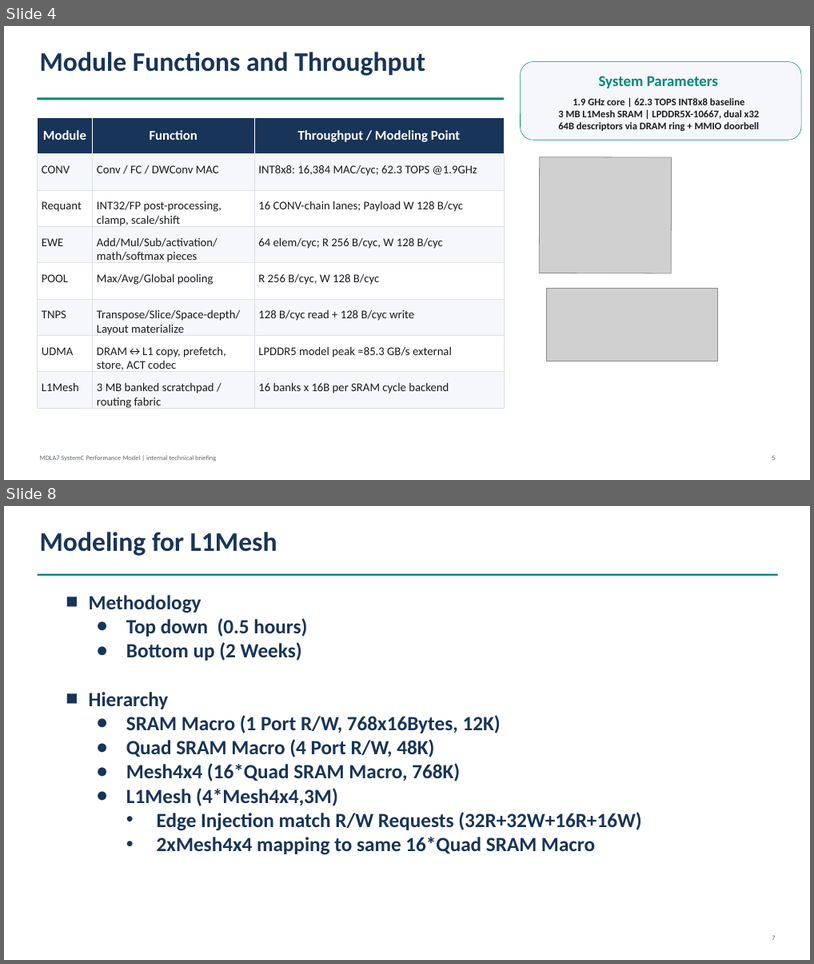
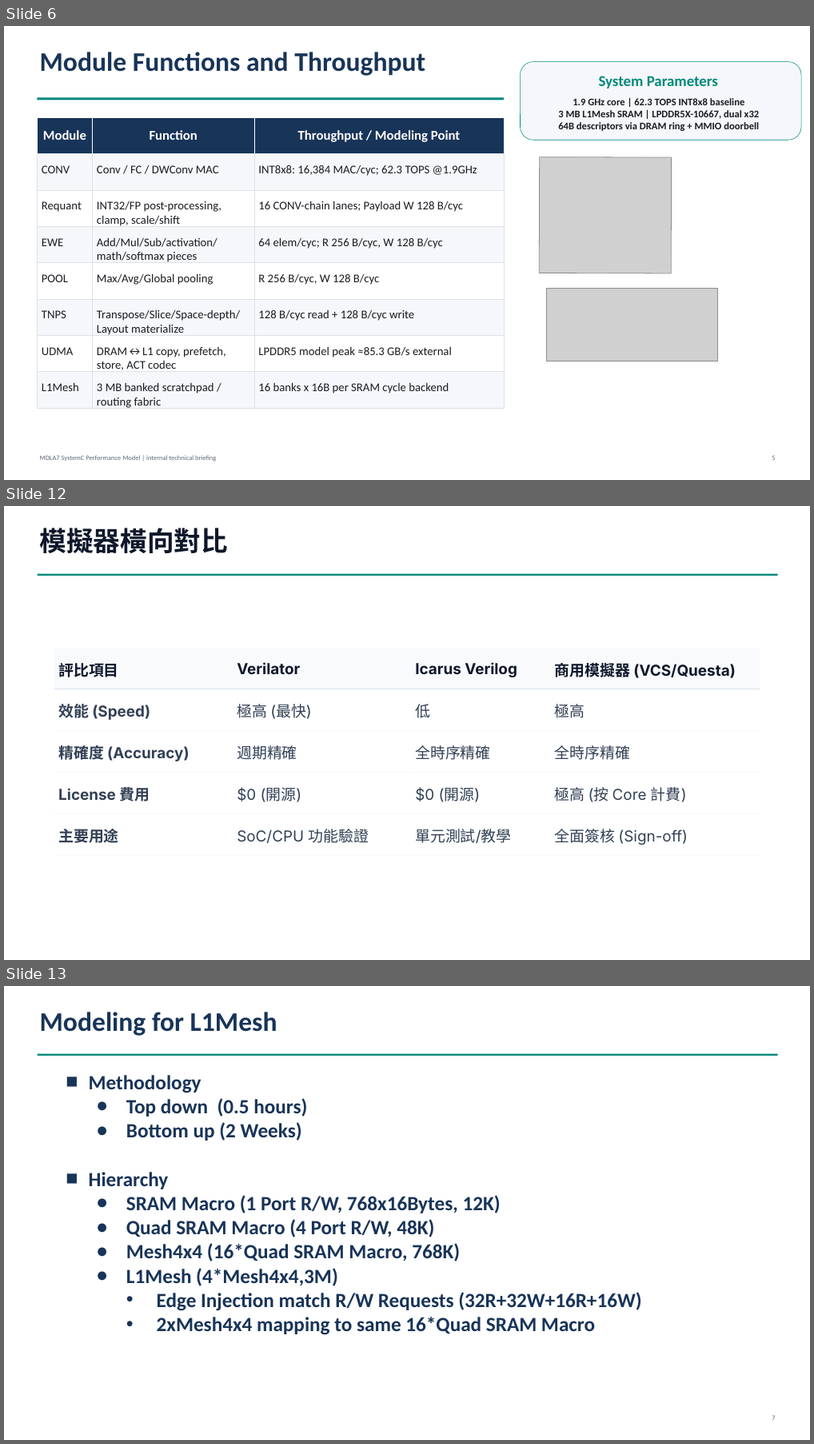
Before and after one commit to cclwylin/mdla7, a slide deck: reports/uArcSim Implementation by AI.pptx. Shown one above the other, each under a label of ours: slides 4 and 8 before the commit, slides 6, 12 and 13 after it; the slides between them are not shown. The pictures are 814x964 and 814x1444 pixels, drawn with LibreOffice and Linux fonts; fonts in the diff are those of the drawing; grey boxes stand for pictures. Boxes give left, top, right and bottom in pixels: in the first picture for what was removed or moved away, otherwise in the second. Text is boxed around its words. In the diff, an @@ line names an element or a change of style, - is before the commit and + after.

```diff
--- a/reports/uArcSim Implementation by AI.pptx
+++ b/reports/uArcSim Implementation by AI.pptx
@@ slide 12 added at (x1=4, y1=506, x2=810, y2=960), background #FFFFFF @@
@@ text added at (x1=40, y1=528, x2=228, y2=553), 32 pt, text #0F172A, bold @@
+模擬器橫向對比
@@ rectangle added at (x1=38, y1=574, x2=778, y2=576), fill #00897B @@
@@ table added at (x1=54, y1=648, x2=760, y2=856), 5 rows, 4 columns @@
+評比項目 | Verilator | Icarus Verilog | 商用模擬器 (VCS/Questa)
+效能 (Speed) | 極高 (最快) | 低 | 極高
+精確度 (Accuracy) | 週期精確 | 全時序精確 | 全時序精確
+License 費用 | $0 (開源) | $0 (開源) | 極高 (按 Core 計費)
+主要用途 | SoC/CPU 功能驗證 | 單元測試/教學 | 全面簽核 (Sign-off)
@@ rectangle added at (x1=54, y1=688, x2=233, y2=689), fill #E2E8F0 @@
@@ rectangle added at (x1=233, y1=688, x2=411, y2=689), fill #E2E8F0 @@
@@ rectangle added at (x1=411, y1=688, x2=551, y2=689), fill #E2E8F0 @@
@@ rectangle added at (x1=551, y1=688, x2=760, y2=689), fill #E2E8F0 @@
@@ rectangle added at (x1=54, y1=731, x2=233, y2=731), fill #F1F5F9 @@
@@ rectangle added at (x1=233, y1=731, x2=411, y2=731), fill #F1F5F9 @@
@@ rectangle added at (x1=411, y1=731, x2=551, y2=731), fill #F1F5F9 @@
@@ rectangle added at (x1=551, y1=731, x2=760, y2=731), fill #F1F5F9 @@
@@ rectangle added at (x1=54, y1=772, x2=233, y2=772), fill #F1F5F9 @@
@@ rectangle added at (x1=233, y1=772, x2=411, y2=772), fill #F1F5F9 @@
@@ rectangle added at (x1=411, y1=772, x2=551, y2=772), fill #F1F5F9 @@
@@ rectangle added at (x1=551, y1=772, x2=760, y2=772), fill #F1F5F9 @@
@@ rectangle added at (x1=54, y1=813, x2=233, y2=814), fill #F1F5F9 @@
@@ rectangle added at (x1=233, y1=813, x2=411, y2=814), fill #F1F5F9 @@
@@ rectangle added at (x1=411, y1=813, x2=551, y2=814), fill #F1F5F9 @@
@@ rectangle added at (x1=551, y1=813, x2=760, y2=814), fill #F1F5F9 @@
@@ rectangle added at (x1=54, y1=855, x2=233, y2=856), fill #F1F5F9 @@
@@ rectangle added at (x1=233, y1=855, x2=411, y2=856), fill #F1F5F9 @@
@@ rectangle added at (x1=411, y1=855, x2=551, y2=856), fill #F1F5F9 @@
@@ rectangle added at (x1=551, y1=855, x2=760, y2=856), fill #F1F5F9 @@
@@ what was slide 4 is now slide 6 @@
@@ what was slide 8 is now slide 13 @@
```
Also in this commit, not shown: 4 slides changed, 7 other slides added, 1 slide removed, 20 other files.
